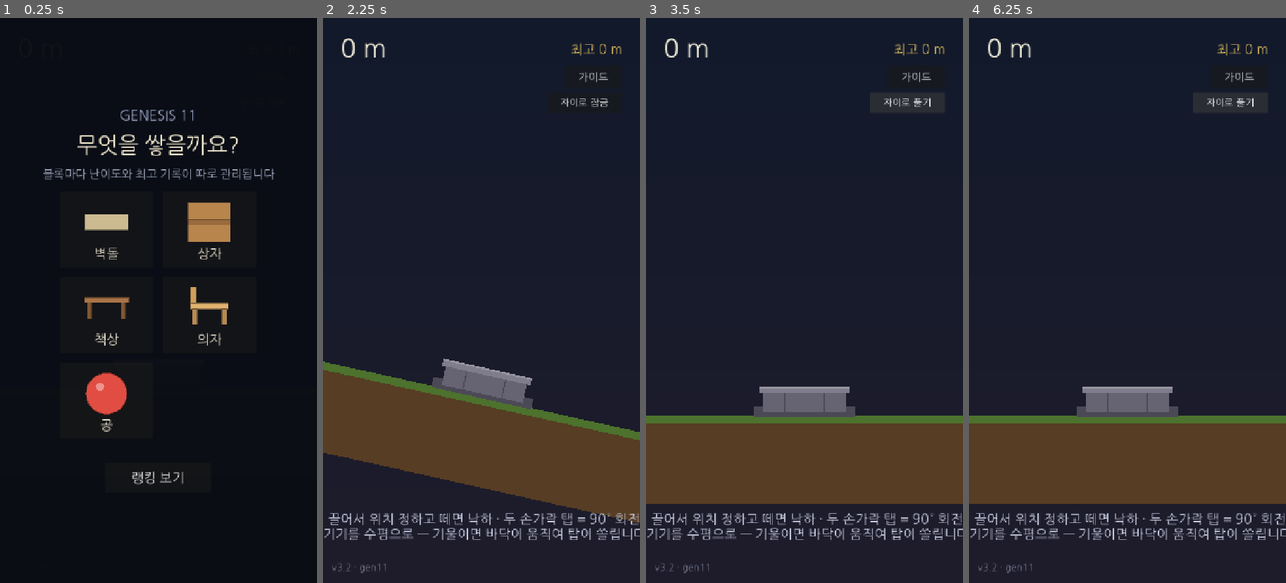
Above: before the commit, frames 1-4 (left to right).
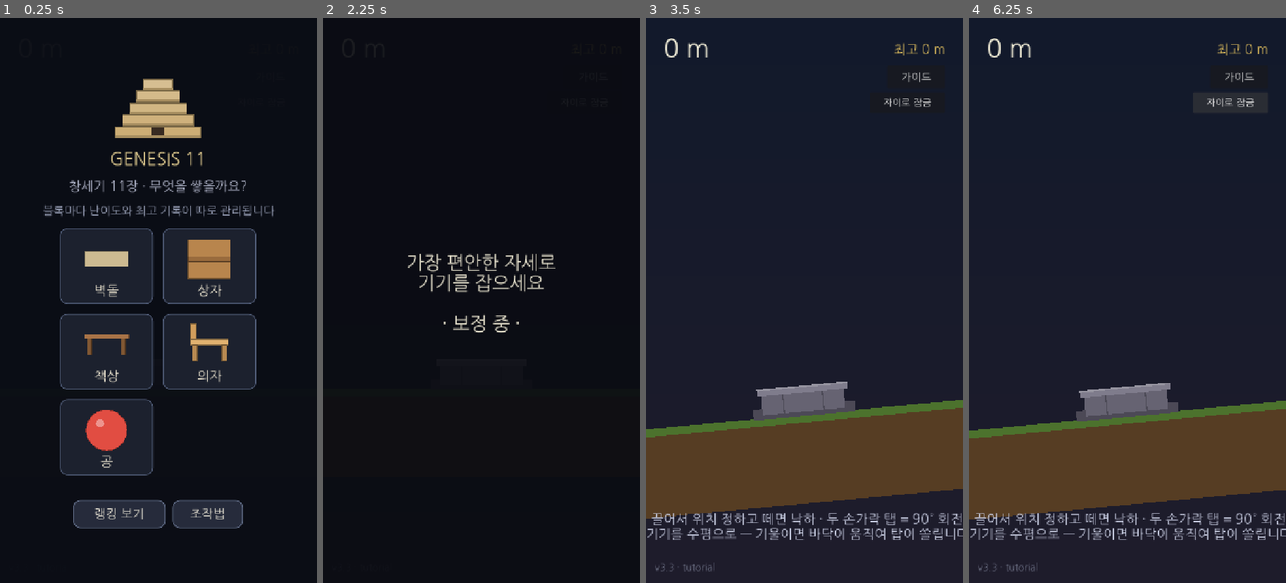
Above: after the commit, the same moments.

Repository: jungrok5/babel-tower
Game: Godot game, scene res://scenes/Main.tscn
The game is run twice, just before and just after one commit, with the same random seed, the same clock (stepped at 60 frames per second) and the same inputs.
Inputs (mouse positions are in pixels of both pictures, inside the frame that each line leads up to):
- Up to frame 1 (0.25 s): no input
- Up to frame 2 (2.25 s): click "벽돌" at 0.5 s; click (481, 543) at 1.25 s, where only the run after the commit has a clickable "시작하기"; click "가이드" at 2 s
- Up to frame 3 (3.5 s): click "자이로 잠금" at 2.75 s
- Up to frame 4 (6.25 s): click "자이로 풀기" (after the commit: "자이로 잠금") at 3.5 s; click "가이드" at 4.25 s; click "가이드 끄기" at 5 s; click "자이로 잠금" (after the commit: "자이로 풀기") at 5.75 s

The runs differ from the first frame. In frame 1, 17% of the frame differs, in the area x 13-87%, y 10-91%; in frame 2, 21%, in the area x 0-100%, y 3-99%; in frame 3, 4.2%; in frame 4, 4.2%.

Commit message:
v3.3: hand-gesture tutorial + game-like select screen
- In-game tutorial where a drawn hand actually performs the gestures on a
  demo tower (not a text card): ① drag to position, ② two-finger tap to
  rotate, ③ keep the device level. Shown automatically on first play;
  replayable via a "조작법" button. Seen-flag persisted in Graveyard.
- Select screen polished: a drawn ziggurat emblem, GENESIS 11 title, and
  rounded game-style buttons/tiles (StyleBoxFlat) instead of plain text.

Co-Authored-By: Claude Opus 4.8 <noreply@anthropic.com>
Claude-Session: https://claude.ai/code/session_01Jx8xk1vyhwdsC6SaQay3dQ

Diff:
--- /dev/null
+++ b/scripts/emblem.gd
@@ -0,0 +1,18 @@
+extends Control
+## 선택 화면 상단의 지구라트(계단식 탑) 엠블럼 — '창세기 11장/바벨' 분위기.
+
+func _draw() -> void:
+	var cx := size.x * 0.5
+	var tiers := 5
+	var h := size.y / (tiers + 0.6)
+	var base := Color(0.80, 0.68, 0.46)
+	for i in range(tiers):
+		var w := size.x * (0.92 - i * 0.15)
+		var y := size.y - (i + 1) * h
+		var r := Rect2(cx - w * 0.5, y, w, h * 0.9)
+		draw_rect(r, base.lightened(i * 0.05))
+		draw_rect(r, base.darkened(0.4), false, 2.0)
+		# 계단 층 앞면 음영
+		draw_rect(Rect2(cx - w * 0.5, y + h * 0.72, w, h * 0.18), base.darkened(0.18))
+	# 입구(문)
+	draw_rect(Rect2(cx - 15.0, size.y - h * 0.95, 30.0, h * 0.72), Color(0.22, 0.17, 0.13))
--- a/scripts/graveyard.gd
+++ b/scripts/graveyard.gd
@@ -8,10 +8,16 @@
 
 # id -> { "best": int(m), "records": Array[int] }  (records: 최근 것이 뒤)
 var by_type: Dictionary = {}
+var tutorial_seen: bool = false      # 조작 튜토리얼을 봤는가
 
 
 func _ready() -> void:
 	_load()
+
+
+func set_tutorial_seen() -> void:
+	tutorial_seen = true
+	_save()
 
 
 func _bucket(type_id: String) -> Dictionary:
@@ -53,13 +59,14 @@
 		return
 	var data: Variant = JSON.parse_string(f.get_as_text())
 	f.close()
-	if typeof(data) == TYPE_DICTIONARY and data.has("by_type"):
-		by_type = data["by_type"]
+	if typeof(data) == TYPE_DICTIONARY:
+		by_type = data.get("by_type", {})
+		tutorial_seen = bool(data.get("tutorial_seen", false))
 
 
 func _save() -> void:
 	var f := FileAccess.open(SAVE_PATH, FileAccess.WRITE)
 	if f == null:
 		return
-	f.store_string(JSON.stringify({"by_type": by_type}))
+	f.store_string(JSON.stringify({"by_type": by_type, "tutorial_seen": tutorial_seen}))
 	f.close()
--- a/scripts/main.gd
+++ b/scripts/main.gd
@@ -4,10 +4,10 @@
 ## 핵심 규칙: 기기를 최대한 움직이지 마라.
 ## 흔들리면 탑이 요동치고, 높이 올라갈수록 작은 떨림도 치명적이 된다.
 
-enum State { CALIB, READY, OVER, SELECT }
+enum State { CALIB, READY, OVER, SELECT, TUTORIAL }
 
 ## 화면에 표시되는 빌드 버전 — 캐시된 옛 빌드인지 확인용. 변경 시마다 올린다.
-const GAME_VERSION := "v3.2 · gen11"
+const GAME_VERSION := "v3.3 · tutorial"
 
 const BASE_X := 360.0
 const GROUND_TOP_Y := 1050.0
@@ -67,6 +67,8 @@
 var guide_btn: Button
 var gyro_btn: Button
 var select_panel: Control
+var tutorial: Control                # 손 모양 조작 튜토리얼 오버레이
+var tut_from_select := false         # 선택화면 '조작법'으로 열었는가(끝나면 선택화면 복귀)
 var lb_panel: Control                # 랭킹(리더보드) 오버레이
 var lb_rows: VBoxContainer           # 랭킹 행 목록
 var lb_title: Label
@@ -208,11 +210,48 @@
 	over_panel.visible = false
 
 
-## 블록 타입 선택 → 보정으로 진행
+## 블록 타입 선택 → (첫 플레이면 튜토리얼) → 보정으로 진행
 func _choose_type(id: String) -> void:
 	current_type = BlockTypes.get_type(id)
 	select_panel.visible = false
-	_begin_calibration()
+	if not Graveyard.tutorial_seen:
+		tut_from_select = false
+		_begin_tutorial()
+	else:
+		_begin_calibration()
+
+
+## 선택 화면에서 '조작법 다시 보기'
+func _replay_tutorial() -> void:
+	tut_from_select = true
+	_begin_tutorial()
+
+
+## 손 모양 조작 튜토리얼을 띄운다
+func _begin_tutorial() -> void:
+	state = State.TUTORIAL
+	select_panel.visible = false
+	calib_panel.visible = false
+	over_panel.visible = false
+	if tutorial == null:
+		tutorial = load("res://scripts/tutorial.gd").new()
+		tutorial.setup(ui_font)
+		tutorial.finished.connect(_on_tutorial_done)
+		ui.add_child(tutorial)
+	ui.move_child(tutorial, ui.get_child_count() - 1)
+	tutorial.visible = true
+
+
+func _on_tutorial_done() -> void:
+	if tutorial != null:
+		tutorial.visible = false
+	Graveyard.set_tutorial_seen()
+	# '조작법 다시 보기'로 열었으면 선택 화면으로, 첫 플레이면 보정으로
+	if tut_from_select:
+		tut_from_select = false
+		_begin_selection()
+	else:
+		_begin_calibration()
 
 
 func _begin_calibration() -> void:
@@ -685,7 +724,7 @@
 		var needed := (GROUND_TOP_Y - tower_top_y) + 700.0   # 여백 포함 높이
 		z = clampf(1280.0 / needed, 0.16, 1.0)
 		target = Vector2(BASE_X, mid_y)
-	elif state == State.CALIB or state == State.SELECT:
+	elif state == State.CALIB or state == State.SELECT or state == State.TUTORIAL:
 		target = Vector2(BASE_X, GROUND_TOP_Y - 200.0)
 		z = 1.0
 	else:
@@ -728,6 +767,8 @@
 		State.OVER:
 			hint_label.text = ""
 		State.SELECT:
+			hint_label.text = ""
+		State.TUTORIAL:
 			hint_label.text = ""
 
 
@@ -824,8 +865,12 @@
 	box.add_theme_constant_override("separation", 26)
 	box.alignment = BoxContainer.ALIGNMENT_CENTER
 	center.add_child(box)
-	box.add_child(_centered(_make_label("GENESIS 11", 32, Color(0.62, 0.66, 0.8))))
-	box.add_child(_centered(_make_label("무엇을 쌓을까요?", 50, Color(0.95, 0.92, 0.82))))
+	var emblem: Control = load("res://scripts/emblem.gd").new()
+	emblem.custom_minimum_size = Vector2(210, 150)
+	emblem.mouse_filter = Control.MOUSE_FILTER_IGNORE
+	box.add_child(_centered(emblem))
+	box.add_child(_centered(_make_label("GENESIS 11", 40, Color(0.86, 0.78, 0.55))))
+	box.add_child(_centered(_make_label("창세기 11장 · 무엇을 쌓을까요?", 30, Color(0.7, 0.72, 0.8))))
 	box.add_child(_centered(_make_label(
 		"블록마다 난이도와 최고 기록이 따로 관리됩니다", 26, Color(0.6, 0.63, 0.72))))
 	var grid := GridContainer.new()
@@ -836,7 +881,12 @@
 	for t in BlockTypes.all():
 		grid.add_child(_make_type_tile(t))
 	box.add_child(_spacer(4))
-	box.add_child(_centered(_make_text_button("랭킹 보기", 30, Vector2(240, 66), _open_leaderboard)))
+	var actions := HBoxContainer.new()
+	actions.alignment = BoxContainer.ALIGNMENT_CENTER
+	actions.add_theme_constant_override("separation", 16)
+	actions.add_child(_make_text_button("랭킹 보기", 28, Vector2(210, 64), _open_leaderboard))
+	actions.add_child(_make_text_button("조작법", 28, Vector2(160, 64), _replay_tutorial))
+	box.add_child(_centered(actions))
 	ui.add_child(select_panel)
 
 
@@ -845,6 +895,7 @@
 	var b := Button.new()
 	b.custom_minimum_size = Vector2(212, 172)
 	b.focus_mode = Control.FOCUS_NONE
+	_style_button(b, Color(0.11, 0.13, 0.18), Color(0.32, 0.37, 0.48))
 	b.pressed.connect(_choose_type.bind(t["id"]))
 	var icon: Control = load("res://scripts/type_icon.gd").new()
 	icon.type_def = t
@@ -985,7 +1036,7 @@
 	return row
 
 
-## 텍스트 버튼 헬퍼
+## 텍스트 버튼 헬퍼 (게임 느낌의 둥근 스타일박스)
 func _make_text_button(text: String, fsize: int, min_size: Vector2, cb: Callable) -> Button:
 	var b := Button.new()
 	b.text = text
@@ -994,8 +1045,29 @@
 	b.add_theme_font_size_override("font_size", fsize)
 	b.custom_minimum_size = min_size
 	b.focus_mode = Control.FOCUS_NONE
+	_style_button(b, Color(0.15, 0.17, 0.23), Color(0.40, 0.45, 0.56))
 	b.pressed.connect(cb)
 	return b
+
+
+## 버튼에 둥근 배경/테두리 스타일 적용
+func _style_button(b: Button, bg: Color, border: Color) -> void:
+	var sb := StyleBoxFlat.new()
+	sb.bg_color = bg
+	sb.set_corner_radius_all(16)
+	sb.set_border_width_all(2)
+	sb.border_color = border
+	sb.content_margin_left = 14
+	sb.content_margin_right = 14
+	sb.content_margin_top = 8
+	sb.content_margin_bottom = 8
+	b.add_theme_stylebox_override("normal", sb)
+	var hov := sb.duplicate()
+	hov.bg_color = bg.lightened(0.12)
+	hov.border_color = border.lightened(0.2)
+	b.add_theme_stylebox_override("hover", hov)
+	b.add_theme_stylebox_override("pressed", hov)
+	b.add_theme_color_override("font_color", Color(0.94, 0.92, 0.86))
 
 
 func _build_calib_panel() -> void:
--- /dev/null
+++ b/scripts/tutorial.gd
@@ -0,0 +1,188 @@
+extends Control
+## 손 모양이 실제로 제스처를 시연하는 인게임 튜토리얼(텍스트 카드가 아니라 손이 직접 움직인다).
+## 3단계 루프: ① 끌어서 위치  ② 두 손가락 탭 = 회전  ③ 기기를 수평으로.
+## "시작하기"를 누르면 finished를 emit한다.
+
+signal finished
+
+const VW := 720.0
+const VH := 1280.0
+const CYCLE := 9.0        # 한 바퀴(초)
+const P1 := 3.0           # 드래그 구간 끝
+const P2 := 6.2           # 회전 구간 끝
+
+var t: float = 0.0
+var font: Font
+var _skin := Color(0.98, 0.82, 0.66)
+var _skin_edge := Color(0.80, 0.60, 0.44)
+
+
+func setup(f: Font) -> void:
+	font = f
+
+
+func _ready() -> void:
+	set_anchors_preset(Control.PRESET_FULL_RECT)
+	mouse_filter = Control.MOUSE_FILTER_STOP
+	var start := Button.new()
+	start.text = "시작하기"
+	if font:
+		start.add_theme_font_override("font", font)
+	start.add_theme_font_size_override("font_size", 38)
+	start.custom_minimum_size = Vector2(300, 88)
+	start.position = Vector2(210, 1150)
+	start.focus_mode = Control.FOCUS_NONE
+	start.pressed.connect(func(): finished.emit())
+	add_child(start)
+
+
+func _process(dt: float) -> void:
+	t += dt
+	queue_redraw()
+
+
+func _draw() -> void:
+	draw_rect(Rect2(0, 0, VW, VH), Color(0.03, 0.04, 0.07, 0.86))
+	if font:
+		draw_string(font, Vector2(0, 150), "조작 방법", HORIZONTAL_ALIGNMENT_CENTER, VW, 56,
+			Color(0.96, 0.93, 0.83))
+
+	var ped := Vector2(360, 760)
+	_draw_pedestal(ped)
+	var bs := Vector2(184, 64)
+	var cyc := fmod(t, CYCLE)
+	var cap := ""
+
+	if cyc < P1:
+		# ① 끌어서 좌우 위치
+		cap = "① 손가락으로 끌어 좌우 위치를 정하고, 떼면 놓입니다"
+		var ph := cyc / P1
+		var x := 360.0 + sin(ph * TAU) * 130.0
+		var bc := Vector2(x, ped.y - bs.y * 0.5 - 150.0)
+		# 낙하 컬럼 힌트
+		draw_dashed_line(Vector2(x, bc.y + bs.y * 0.5), Vector2(x, ped.y - bs.y),
+			Color(0.98, 0.92, 0.55, 0.4), 2.0, 12.0)
+		_draw_block(bc, 0.0, bs, Color(0.82, 0.75, 0.58, 0.95))
+		_draw_hand(bc + Vector2(6.0, 6.0), false, 0.0)
+		# 좌우 화살표
+		_draw_move_arrows(bc, bs)
+	elif cyc < P2:
+		# ② 두 손가락 탭 = 회전
+		cap = "② 두 손가락으로 탭하면 블록이 90° 회전합니다"
+		var lp := cyc - P1                     # 0..3.2
+		var period := 1.05
+		var taps := int(lp / period)
+		var frac := fmod(lp, period) / period
+		# 탭 순간 살짝 튕기며 회전 보간
+		var rot := deg_to_rad(90.0 * taps)
+		if frac < 0.28:
+			rot -= deg_to_rad(90.0) * (1.0 - frac / 0.28)   # 직전 회전 이징
+		var bc := Vector2(360.0, ped.y - bs.y * 0.5 - 60.0)
+		_draw_block(bc, rot, bs, Color(0.82, 0.75, 0.58, 0.98))
+		var press := 1.0 if frac < 0.2 else 0.0
+		_draw_hand(bc + Vector2(-8.0, 10.0), true, press)
+		if frac < 0.45:
+			var rp := frac / 0.45
+			_draw_ripple(bc + Vector2(-34.0, 22.0), rp)
+			_draw_ripple(bc + Vector2(40.0, 28.0), rp)
+	else:
+		# ③ 기기를 수평으로 (흔들리면 무너짐)
+		cap = "③ 기기를 수평으로 유지! 흔들리면 탑이 무너집니다"
+		var lp := cyc - P2
+		var wob := sin(lp * 7.0) * 0.05 * clampf((lp - 0.3) * 1.5, 0.0, 1.0)
+		_draw_mini_tower(ped, bs, wob)
+		# 기울기 경고 아이콘(수평계 느낌)
+		_draw_level_hint(Vector2(360.0, 430.0), wob)
+
+	if font:
+		draw_string(font, Vector2(24, 1064), cap, HORIZONTAL_ALIGNMENT_CENTER, VW - 48, 32,
+			Color(0.86, 0.89, 0.96))
+		draw_string(font, Vector2(24, 1108), "(제단 위로 최대한 높이 쌓으세요)", HORIZONTAL_ALIGNMENT_CENTER,
+			VW - 48, 24, Color(0.55, 0.58, 0.66))
+
+
+# ---------- 그리기 헬퍼 ----------
+
+func _draw_pedestal(c: Vector2) -> void:
+	var foot := Color(0.30, 0.29, 0.34)
+	var body := Color(0.40, 0.39, 0.45)
+	var cap := Color(0.50, 0.49, 0.55)
+	_rect(Vector2(c.x, c.y + 6.0), Vector2(232, 24), foot)
+	_rect(Vector2(c.x, c.y - 17.0), Vector2(188, 50), body)
+	_rect(Vector2(c.x, c.y - 43.0), Vector2(206, 16), cap)
+	_rect(Vector2(c.x, c.y - 49.0), Vector2(206, 4), cap.lightened(0.18))
+
+
+func _draw_block(center: Vector2, rot: float, size: Vector2, col: Color) -> void:
+	draw_set_transform(center, rot, Vector2.ONE)
+	var r := Rect2(-size * 0.5, size)
+	draw_rect(r, col)
+	draw_rect(r, col.darkened(0.4), false, 3.0)
+	draw_line(Vector2(-size.x * 0.5 + 6, -size.y * 0.5 + 5),
+		Vector2(size.x * 0.5 - 6, -size.y * 0.5 + 5), col.lightened(0.22), 2.0)
+	draw_set_transform(Vector2.ZERO, 0.0, Vector2.ONE)
+
+
+func _draw_mini_tower(ped: Vector2, bs: Vector2, wob: float) -> void:
+	var n := 4
+	for i in range(n):
+		var yy := ped.y - bs.y - i * bs.y
+		var shift := wob * (i + 1) * 26.0
+		_draw_block(Vector2(ped.x + shift, yy + bs.y * 0.5), wob * (i + 1) * 0.35,
+			bs, Color(0.82, 0.75, 0.58, 0.98))
+
+
+## 손: 검지(+회전 시 중지)로 화면을 누르는 모습. tip = 닿는 지점.
+func _draw_hand(tip: Vector2, two: bool, press: float) -> void:
+	var palm := tip + Vector2(30.0, 118.0 - press * 8.0)
+	# 손목
+	_rect(palm + Vector2(6, 60), Vector2(70, 90), _skin)
+	# 손등
+	draw_circle(palm, 52.0, _skin)
+	# 엄지
+	_finger(palm + Vector2(-40, 2), palm + Vector2(-2, 42), 15.0)
+	# 검지 → tip
+	_finger(palm + Vector2(-20, -20), tip, 17.0)
+	if two:
+		_finger(palm + Vector2(10, -22), tip + Vector2(46.0, 8.0), 16.0)
+	# 손끝 하이라이트 링
+	draw_arc(tip, 12.0, 0, TAU, 20, Color(1, 1, 1, 0.5), 2.0)
+	if two:
+		draw_arc(tip + Vector2(46.0, 8.0), 12.0, 0, TAU, 20, Color(1, 1, 1, 0.5), 2.0)
+
+
+func _finger(a: Vector2, b: Vector2, r: float) -> void:
+	draw_line(a, b, _skin_edge, 2.0 * r + 4.0)
+	draw_line(a, b, _skin, 2.0 * r)
+	draw_circle(b, r, _skin)
+
+
+func _draw_ripple(center: Vector2, ph: float) -> void:
+	var rr := lerpf(6.0, 44.0, ph)
+	draw_arc(center, rr, 0, TAU, 28, Color(1, 1, 1, (1.0 - ph) * 0.55), 3.0)
+
+
+func _draw_move_arrows(bc: Vector2, bs: Vector2) -> void:
+	var col := Color(0.98, 0.92, 0.55, 0.8)
+	var lx := bc.x - bs.x * 0.5 - 34.0
+	var rx := bc.x + bs.x * 0.5 + 34.0
+	_arrow(Vector2(lx, bc.y), -1.0, col)
+	_arrow(Vector2(rx, bc.y), 1.0, col)
+
+
+func _arrow(tip: Vector2, dir: float, col: Color) -> void:
+	draw_line(tip, tip + Vector2(dir * 22.0, -14.0), col, 4.0)
+	draw_line(tip, tip + Vector2(dir * 22.0, 14.0), col, 4.0)
+
+
+func _draw_level_hint(c: Vector2, wob: float) -> void:
+	# 수평계 느낌: 기울어진 막대 + 가운데 방울
+	var ang := wob * 4.0
+	draw_set_transform(c, ang, Vector2.ONE)
+	_rect(Vector2.ZERO, Vector2(180, 14), Color(0.22, 0.24, 0.3))
+	draw_circle(Vector2(0, 0), 9.0, Color(0.5, 0.85, 0.5) if absf(wob) < 0.02 else Color(0.92, 0.5, 0.4))
+	draw_set_transform(Vector2.ZERO, 0.0, Vector2.ONE)
+
+
+func _rect(center: Vector2, size: Vector2, col: Color) -> void:
+	draw_rect(Rect2(center - size * 0.5, size), col)
--- a/test/screenshot.gd
+++ b/test/screenshot.gd
@@ -29,7 +29,18 @@
 	main._close_leaderboard()
 	Graveyard.by_type.erase("brick")   # 테스트 아티팩트 제거
 
-	main._choose_type("brick")         # 벽돌로 시작
+	# 손 모양 튜토리얼 — 각 단계 캡처
+	Graveyard.tutorial_seen = false
+	main._choose_type("brick")         # 첫 플레이 → 튜토리얼
+	await _settle(8)
+	if main.tutorial != null:
+		main.tutorial.t = 1.4          # ① 드래그
+		await _settle(3); await _shot("00c_tut_drag")
+		main.tutorial.t = 3.4          # ② 회전(탭)
+		await _settle(3); await _shot("00d_tut_rotate")
+		main.tutorial.t = 6.6          # ③ 수평 유지
+		await _settle(3); await _shot("00e_tut_still")
+		main.tutorial.finished.emit()  # 튜토리얼 종료 → 보정
 
 	# READY(보정 완료)까지 대기
 	var t := 0
--- a/test/stack_test.gd
+++ b/test/stack_test.gd
@@ -16,6 +16,7 @@
 	add_child(main)
 	print("[TEST] main added, state=%d" % int(main.state))
 	await get_tree().physics_frame
+	Graveyard.tutorial_seen = true         # 튜토리얼 건너뛰기
 	main._choose_type("brick")            # 선택 화면 건너뛰고 벽돌로 시작
 	print("[TEST] chose brick, state=%d" % int(main.state))
 	var t := 0
